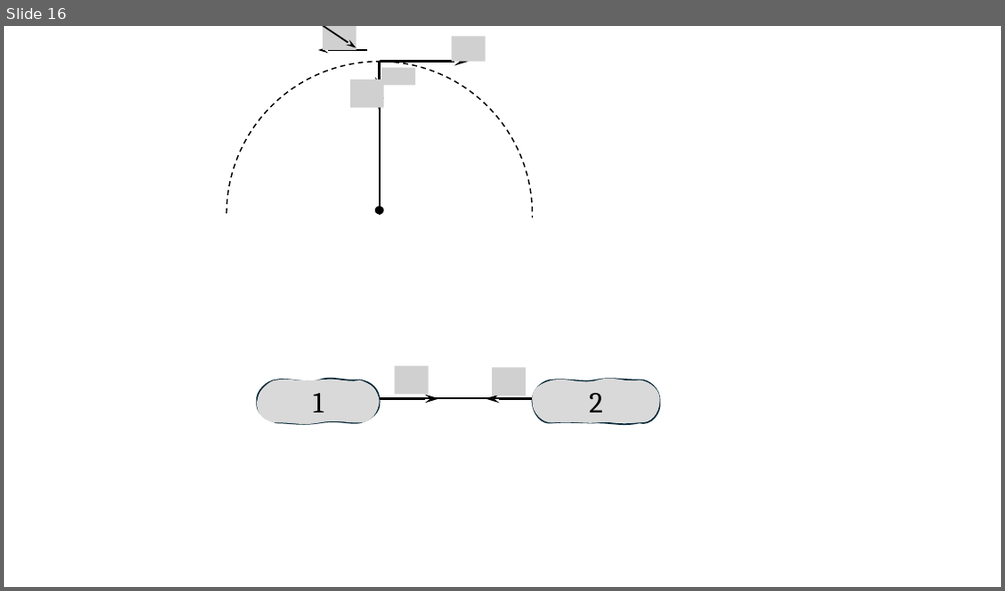
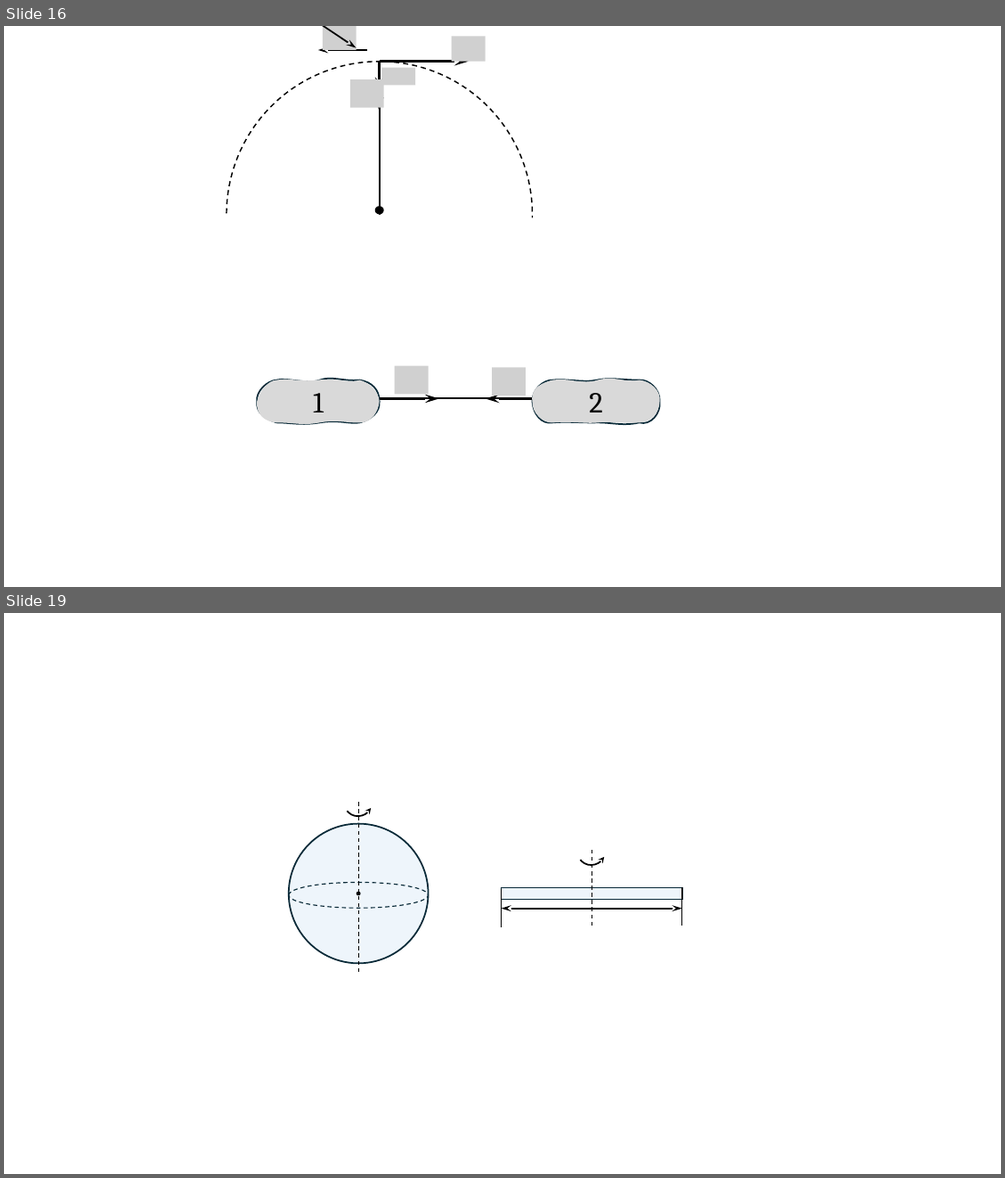
Before and after one commit to savchenko-physics/savchenko-physics.github.io, a slide deck: theory/lecture-drawings.pptx. Shown one above the other, each under a label of ours: slide 16 before the commit, slides 16 and 19 after it; the slides between them are not shown. The pictures are 1005x591 and 1005x1178 pixels, drawn with LibreOffice and Linux fonts; fonts in the diff are those of the drawing; grey boxes stand for pictures; background and template pictures are left out. Boxes give left, top, right and bottom in pixels: in the first picture for what was removed or moved away, otherwise in the second. Text is boxed around its words. In the diff, an @@ line names an element or a change of style, - is before the commit and + after.

```diff
--- a/theory/lecture-drawings.pptx
+++ b/theory/lecture-drawings.pptx
@@ slide 19 added at box(4, 613, 1001, 1174), background #FFFFFF @@
@@ arc (boxed as its full ellipse) added at box(339, 782, 379, 821), outline #000000 1.5 pt @@
@@ ellipse added at box(289, 824, 429, 964), fill #DCEAF7 at 46% opacity, outline #092A39 1.5 pt @@
@@ line added from (358, 803) to (358, 973), #000000 1 pt dashed @@
@@ arc (boxed as its full ellipse) added at box(572, 831, 612, 871), outline #000000 1.5 pt @@
@@ line added from (591, 850) to (591, 925), #000000 1 pt dashed @@
@@ ellipse added at box(289, 882, 429, 908), outline #092A39 1 pt dashed @@
@@ ellipse added at box(356, 892, 361, 895), fill #000000 @@
@@ rectangle added at box(502, 887, 682, 899), fill #DCEAF7 at 46% opacity, outline #092A39 1.5 pt @@
@@ line added from (502, 889) to (502, 927), #000000 1 pt @@
@@ line added from (682, 887) to (682, 925), #000000 1 pt @@
@@ double arrow added from (502, 908) to (682, 908), #000000 1.5 pt @@
```
Also in this commit, not shown: 5 other slides added, 1 other file.
